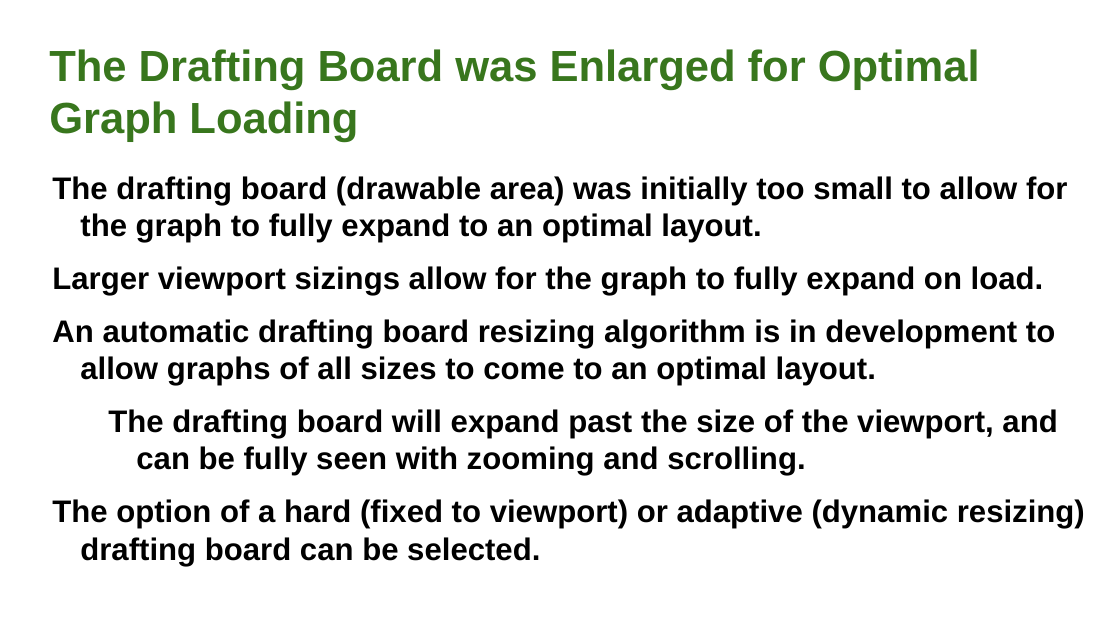
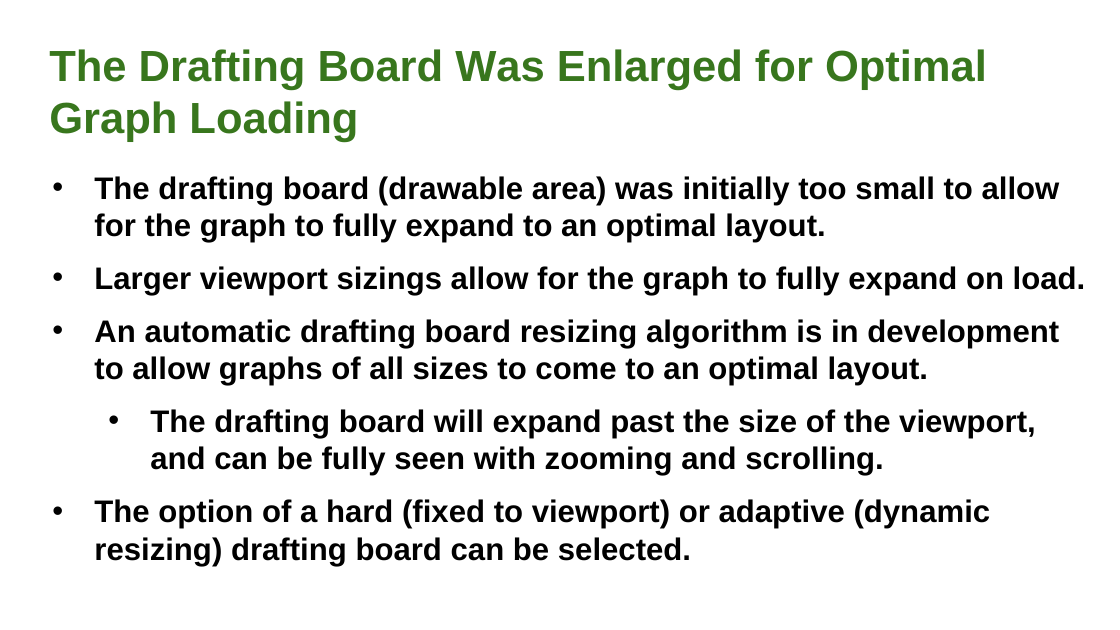
Before and after one commit to dondi/GRNsight, a slide deck: slide 17 of documents/presentations/Varshneya-Anguiano-LMU Symposium-201703.pptx. Drawn at 1120x630 pixels with LibreOffice and Linux fonts; fonts in the diff are those of the drawing. Boxes give left, top, right and bottom in pixels: in the first picture for what was removed or moved away, otherwise in the second. Text is boxed around its words. In the diff, an @@ line names an element or a change of style, - is before the commit and + after.

```diff
--- a/documents/presentations/Varshneya-Anguiano-LMU Symposium-201703.pptx
+++ b/documents/presentations/Varshneya-Anguiano-LMU Symposium-201703.pptx
@@ title at [49,49,987,142]: text changed @@
-The Drafting Board was Enlarged for Optimal Graph Loading
+The Drafting Board Was Enlarged for Optimal Graph Loading
@@ text "The drafting board (drawable area) ..." at [94,176,1086,566]: bullet none to • @@
```
Also in this commit, not shown: 7 other slides changed, 1 slide removed.
